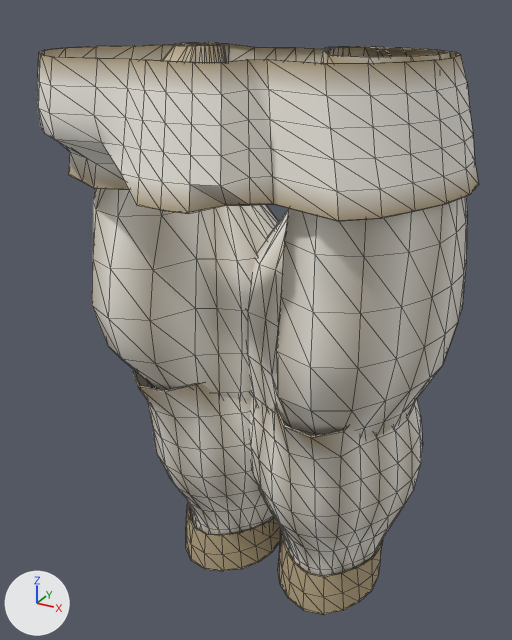
Renders of the glTF model assets_src/armor/aydor_0/cloth_a_legs.glb from each side of a commit.
Camera for both pictures: a 50 mm lens placed at (0.449, -0.861, 1.046), pointed at (-0.018, -0.012, 0.621). Every picture has the same lights, and +X, +Y and +Z are marked at lower left. The picture after the commit comes second. Mesh edges are drawn as thin lines. Vertices at exactly the same position are counted once.

In view in the first picture: 'cloth_a_legs'.
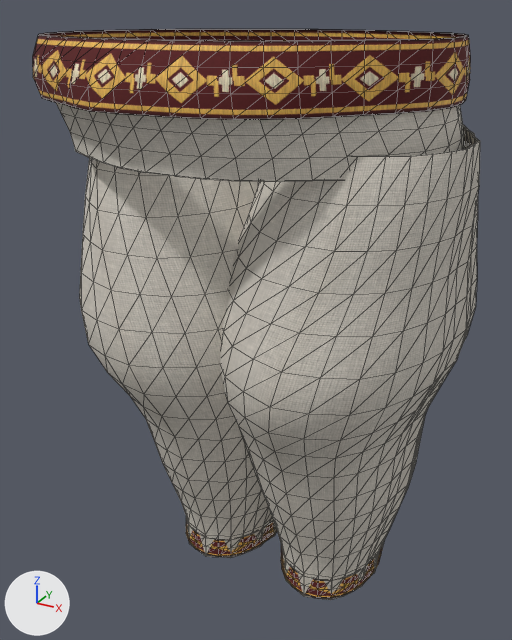
What changed in the scene script:
```text
Add img_band_orm_png:
    img_band_orm_png = load_image('band_orm.png', '../textures/band_orm.png', 256, 128, 'Non-Color')
Add img_band_n_png:
    img_band_n_png = load_image('band_n.png', '../textures/band_n.png', 256, 128, 'Non-Color')
Add img_band_c_png:
    img_band_c_png = load_image('band_c.png', '../textures/band_c.png', 256, 128, 'sRGB')
Add img_cloth_c_png:
    img_cloth_c_png = load_image('cloth_c.png', '../textures/cloth_c.png', 256, 256, 'sRGB')
Add img_cloth_orm_png:
    img_cloth_orm_png = load_image('cloth_orm.png', '../textures/cloth_orm.png', 256, 256, 'Non-Color')
Add img_cloth_n_png:
    img_cloth_n_png = load_image('cloth_n.png', '../textures/cloth_n.png', 256, 256, 'Non-Color')
Change mat_cloth:
    remove # nodes: BsdfPrincipled, OutputMaterial, VertexColor
    nodes: BsdfPrincipled, Mix, NormalMap, OutputMaterial, SeparateColor, TexImage x3, VertexColor
    uses the picture img_cloth_c_png
    uses the picture img_cloth_n_png
    uses the picture img_cloth_orm_png
Add mat_band:
    mat_band = bpy.data.materials.new('band')
    # uses the picture img_band_c_png
    # uses the picture img_band_n_png
    # uses the picture img_band_orm_png
Change me_cloth_a_legs:
    used by ob_cloth_a_legs; location = (0.0, 0.0, 0.0)
    remove me_cloth_a_legs.from_pydata(...)  # 1340 vertices, 2376 faces; spans x -0.283..0.274, y -0.257..0.2, z 0.144..1.002
    add me_cloth_a_legs.from_pydata(...)  # 1784 vertices, 3200 faces; spans x -0.285..0.283, y -0.261..0.217, z 0.172..1.018
    me_cloth_a_legs part 1: the loose piece of 256 vertices spanning x -0.283..0.274, y -0.257..0.199, z 0.845..0.997 is rebuilt with 256 vertices and now spans x -0.263..0.251, y -0.249..0.189, z 0.878..1.002
    me_cloth_a_legs part 2: the loose piece of 242 vertices spanning x -0.041..0.268, y -0.186..0.2, z 0.462..1.002 is rebuilt with 504 vertices and now spans x -0.074..0.283, y -0.205..0.217, z 0.172..0.915
    me_cloth_a_legs part 3: the loose piece of 242 vertices spanning x -0.268..0.041, y -0.186..0.199, z 0.462..1.002 is rebuilt with 504 vertices and now spans x -0.285..0.075, y -0.2..0.211, z 0.172..0.915
    me_cloth_a_legs part 4: the loose piece of 80 vertices spanning x -0.183..-0.003, y -0.056..0.146, z 0.144..0.233 is rebuilt with 140 vertices and now spans x -0.18..-0.006, y -0.054..0.151, z 0.176..0.221, in mat_band
    me_cloth_a_legs part 5: the loose piece of 80 vertices spanning x 0.002..0.182, y -0.057..0.146, z 0.144..0.233 is rebuilt with 140 vertices and now spans x 0.006..0.18, y -0.055..0.151, z 0.176..0.221, in mat_band
    me_cloth_a_legs part 6: a new loose piece of 240 vertices spanning x -0.279..0.251, y -0.261..0.187, z 0.945..1.018, in mat_band
    me_cloth_a_legs part 7: 440 vertices removed from x -0.229..0.229, y -0.149..0.19, z 0.169..0.565
    add me_cloth_a_legs.materials.append(mat_band)
```

Changed parts and their boxes (x1, y1, x2, y2) in the pictures (512 x 640 px):
'cloth_a_legs', surface changed, reshaped
    before: (37, 42, 479, 615)
    after: (33, 29, 480, 600)
part 1 of me_cloth_a_legs, rebuilt (7% narrower, 20% shorter)
    before: (37, 44, 479, 221)
    after: (56, 40, 465, 182)
part 2 of me_cloth_a_legs, rebuilt (18% wider, 21% taller)
    before: (246, 46, 467, 438)
    after: (220, 125, 480, 600)
part 3 of me_cloth_a_legs, rebuilt
    before: (92, 42, 278, 399)
    after: (79, 158, 277, 558)
part 4 of me_cloth_a_legs, rebuilt
    before: (186, 504, 281, 571)
    after: (186, 521, 277, 557)
part 5 of me_cloth_a_legs, rebuilt
    before: (278, 530, 383, 615)
    after: (281, 545, 383, 598)
part 6 of me_cloth_a_legs, added
    after: (33, 29, 471, 120)
part 7 of me_cloth_a_legs, deleted
    before: (133, 370, 423, 576)
